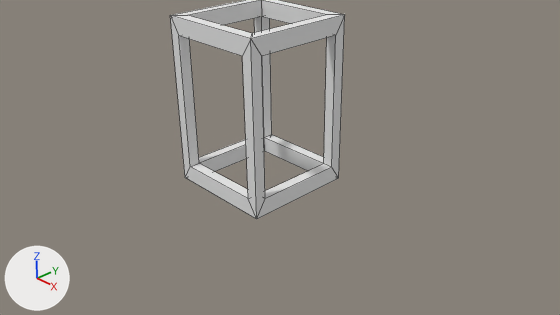
What one commit did to the Blender file Assets/RobotMeshes/TST_Torso.blend.
Rendered twice from the file's camera 'Camera'. The axes (+X, +Y, +Z) are drawn at lower left. The lights are the same throughout. Mesh edges are drawn as thin lines.
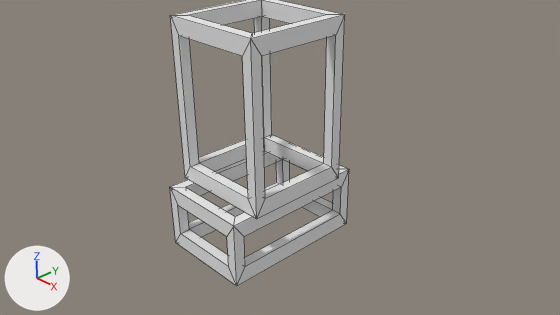
Location of each change, (x1, y1, x2, y2) in pixels of the pictures (560 x 315 px):
'Tread_Shell', added: after (170, 151, 349, 286)

The edits, one by one:
Mesh me_cube_001 is new.
It has 40 vertices, 48 faces and spans x -0.9..0.9, y -1.4..1.4, z 0.0..1.2.
It uses material mat_material (white #e7e7e7).
Object 'Tread_Shell' (ob_tread_shell) is new; it shows me_cube_001.
Its location is (0.0, 0.0, -1.2).
